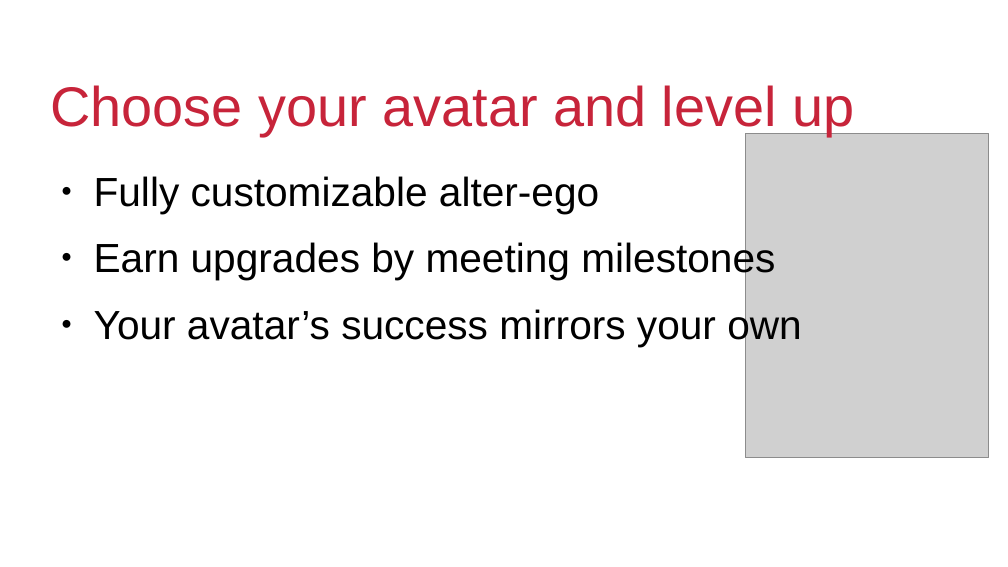
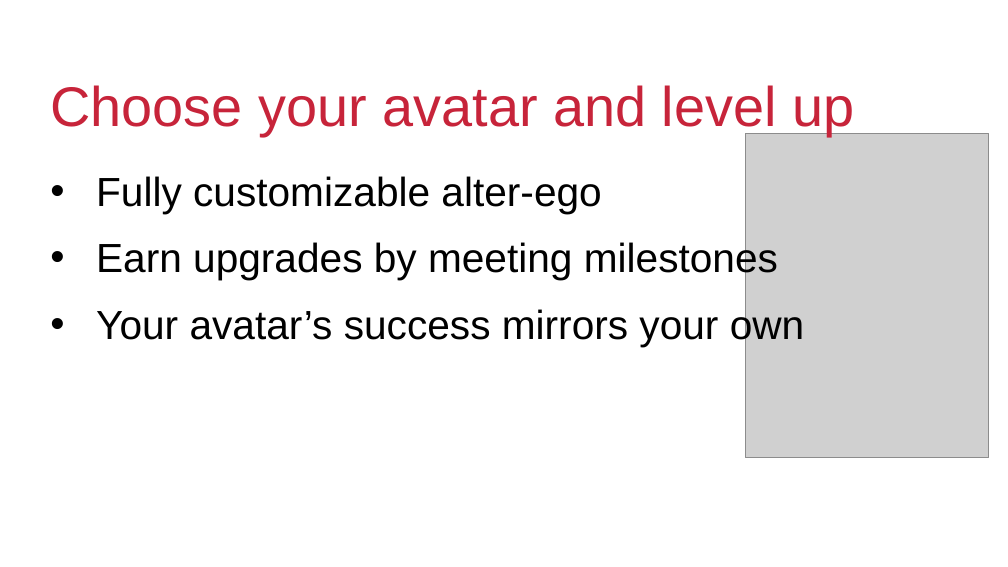
Before and after one commit to judebattista/PineCodes2019, a slide deck: slide 2 of pinePresentation.odp. Drawn at 1008x567 pixels with LibreOffice and Linux fonts; fonts in the diff are those of the drawing; grey boxes stand for pictures; background and template pictures are left out. Boxes give left, top, right and bottom in pixels: in the first picture for what was removed or moved away, otherwise in the second. Text is boxed around its words. In the diff, an @@ line names an element or a change of style, - is before the commit and + after.

```diff
--- a/pinePresentation.odp
+++ b/pinePresentation.odp
@@ text "Fully customizable alter-ego" at (96, 176, 805, 347): bullet ● to • @@
```
Also in this commit, not shown: 5 other slides changed, 2 slides added, 4 other files.
